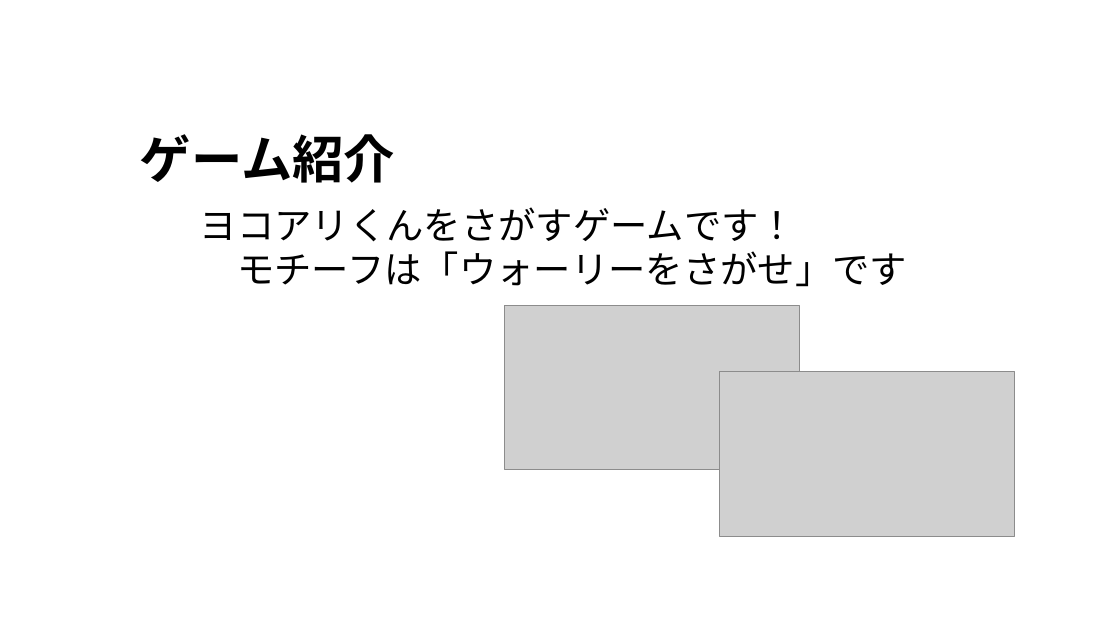
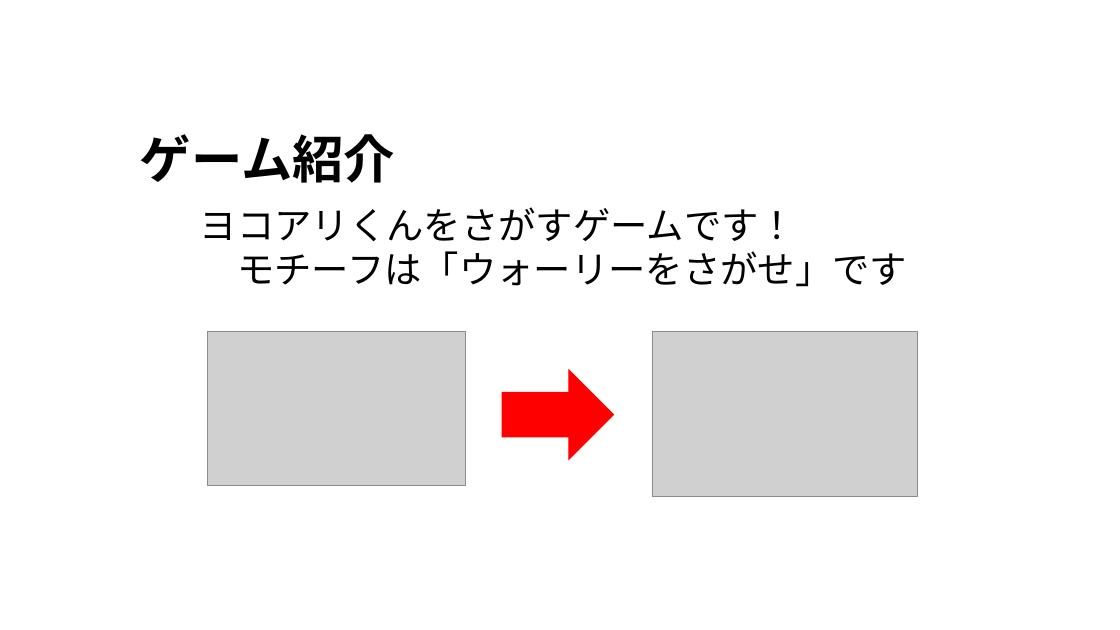
Before and after one commit to alto1412/Yokoari1207, a slide deck: slide 2 of よこありくんのプレゼンa.pptx (slide 3 before the commit). Drawn at 1120x630 pixels with LibreOffice and Linux fonts; fonts in the diff are those of the drawing; grey boxes stand for pictures; background and template pictures are left out. Boxes give left, top, right and bottom in pixels: in the first picture for what was removed or moved away, otherwise in the second. Text is boxed around its words. In the diff, an @@ line names an element or a change of style, - is before the commit and + after.

```diff
--- a/よこありくんのプレゼンa.pptx
+++ b/よこありくんのプレゼンa.pptx
@@ picture removed at bbox=[505, 305, 799, 469] @@
@@ picture added at bbox=[208, 332, 465, 486] @@
@@ picture: place and size @@
-picture at bbox=[720, 371, 1014, 537]
+picture at bbox=[653, 332, 918, 497]
@@ right arrow added at bbox=[502, 371, 613, 460], fill #FF0000, outline #FF0000 1 pt @@
```
Also in this commit, not shown: 6 other slides changed, 1 slide added, 2 slides removed, 1 other file.
